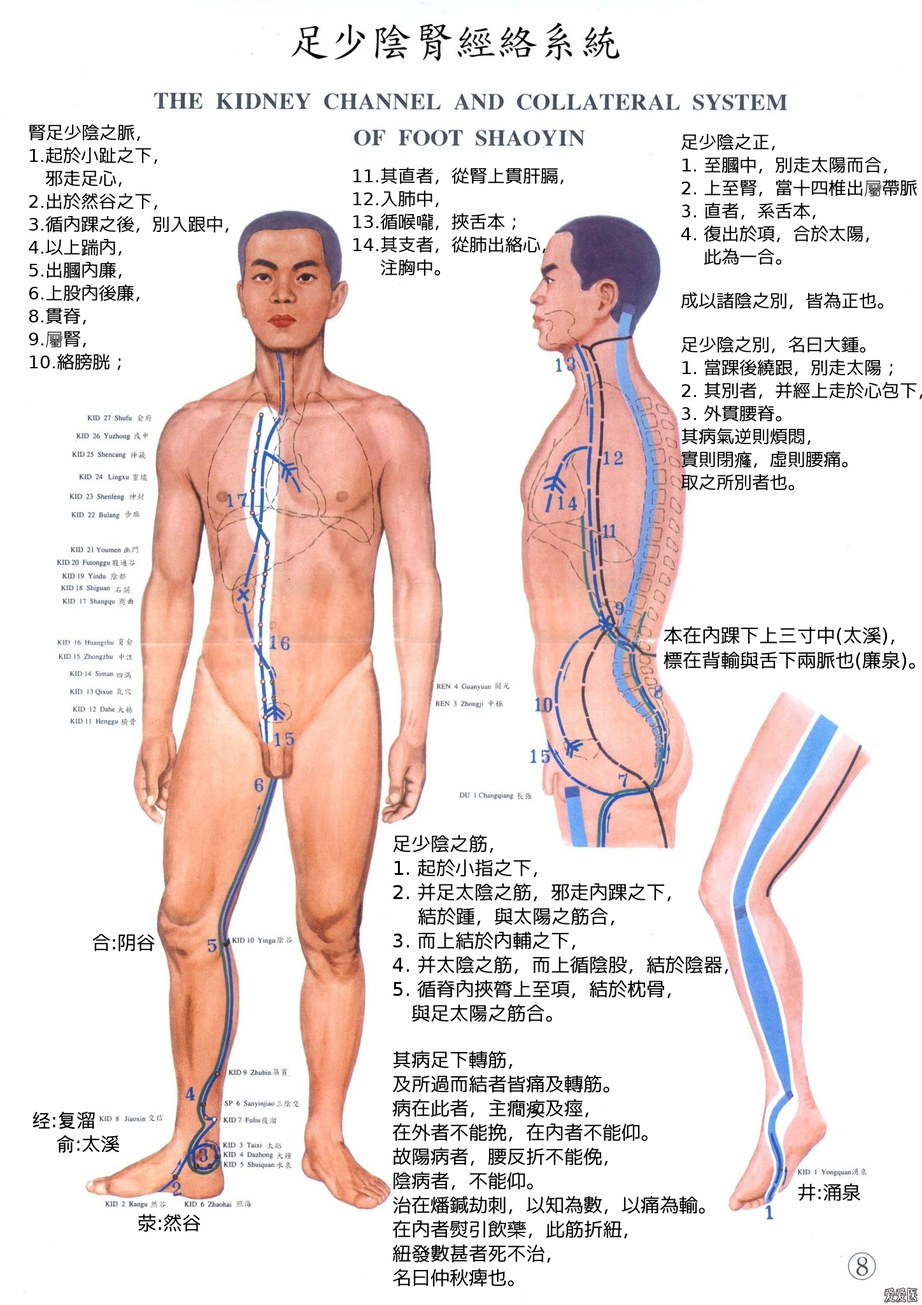
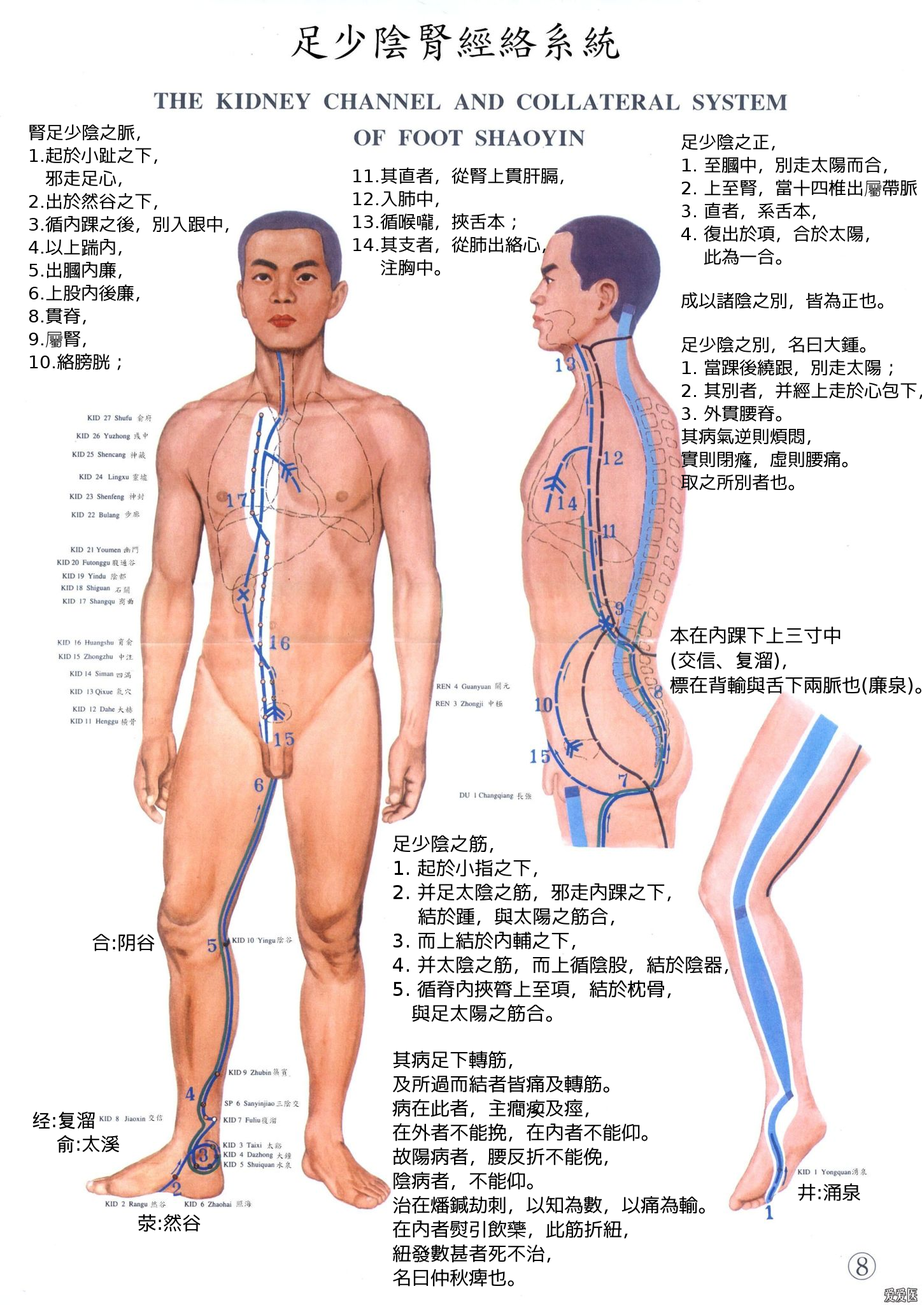
Layered file, before and after one edit (922x1305). Changes by layer:
renamed "本在內踝下上三寸中(太溪)， ..." to "本在內踝下上三寸中 ...", painted on it over [663, 625, 922, 695]
